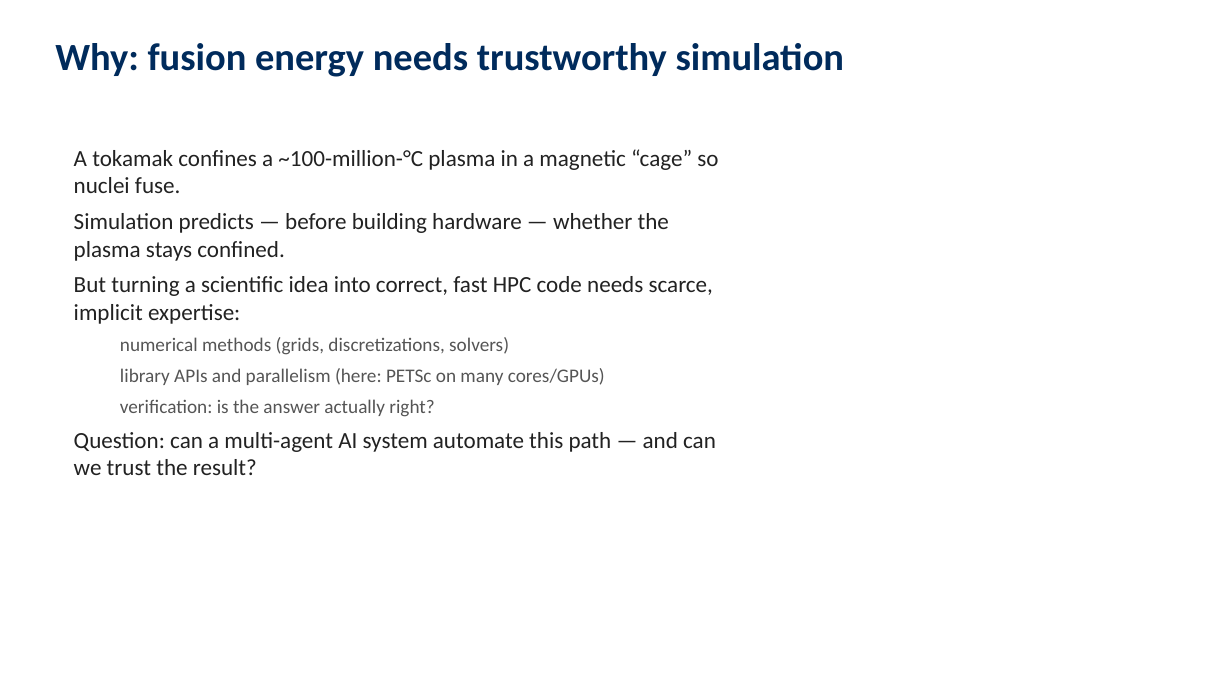
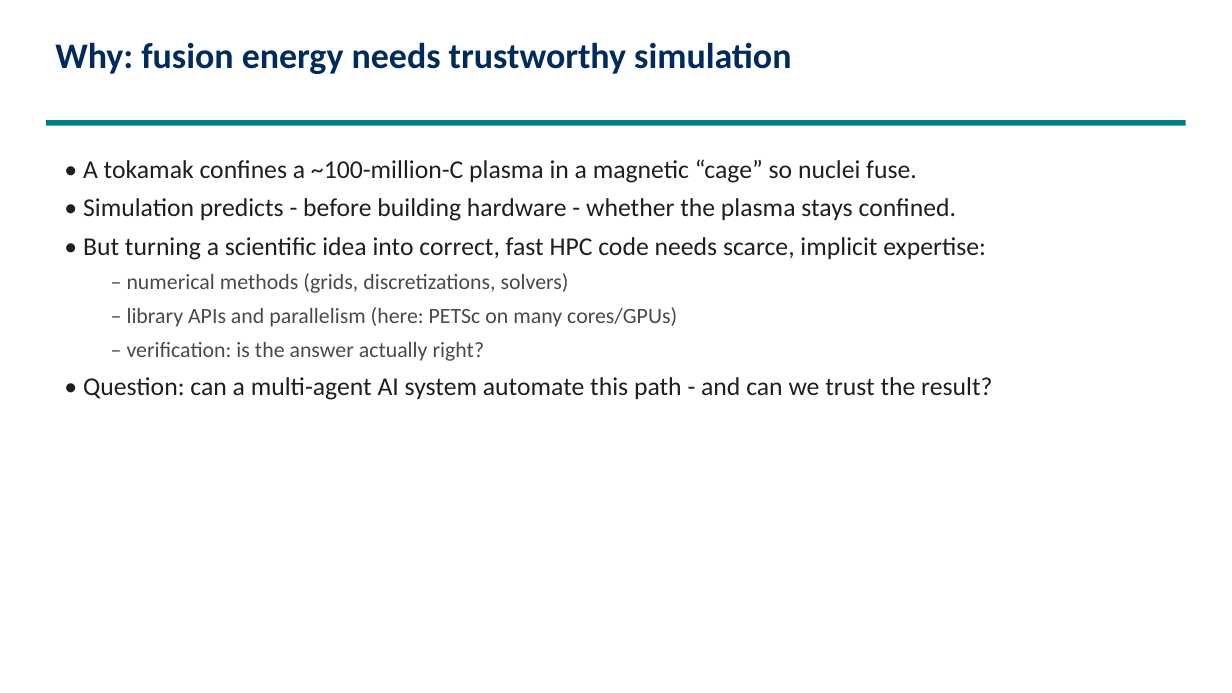
Before and after one commit to engineer-scientist/petsc_mcp_servers_tokamak, a slide deck: slide 2 of slides/petsc_multiagent_tokamak.pptx. Drawn at 1232x693 pixels with LibreOffice and Linux fonts; fonts in the diff are those of the drawing. Boxes give left, top, right and bottom in pixels: in the first picture for what was removed or moved away, otherwise in the second. Text is boxed around its words. In the diff, an @@ line names an element or a change of style, - is before the commit and + after.

```diff
--- a/slides/petsc_multiagent_tokamak.pptx
+++ b/slides/petsc_multiagent_tokamak.pptx
@@ text "Why: fusion energy needs trustworthy ..." at bbox=[55, 42, 791, 74]: size 30 to 28 pt @@
@@ rectangle added at bbox=[46, 120, 1186, 126], fill #007D8A @@
@@ text at bbox=[83, 159, 992, 400]: text changed; size 18 to 20 pt; text colour #222222 to #1F1F1F @@
-A tokamak confines a ~100-million-°C plasma in a magnetic “cage” so nuclei fuse.
-Simulation predicts — before building hardware — whether the plasma stays confined.
-But turning a scientific idea into correct, fast HPC code needs scarce, implicit expertise:
-  numerical methods (grids, discretizations, solvers)
-  library APIs and parallelism (here: PETSc on many cores/GPUs)
-  verification: is the answer actually right?
-Question: can a multi-agent AI system automate this path — and can we trust the result?
+• A tokamak confines a ~100-million-C plasma in a magnetic “cage” so nuclei fuse.
+• Simulation predicts - before building hardware - whether the plasma stays confined.
+• But turning a scientific idea into correct, fast HPC code needs scarce, implicit expertise:
+  – numerical methods (grids, discretizations, solvers)
+  – library APIs and parallelism (here: PETSc on many cores/GPUs)
+  – verification: is the answer actually right?
+• Question: can a multi-agent AI system automate this path - and can we trust the result?
```
Also in this commit, not shown: 9 other slides changed, 2 other files.
